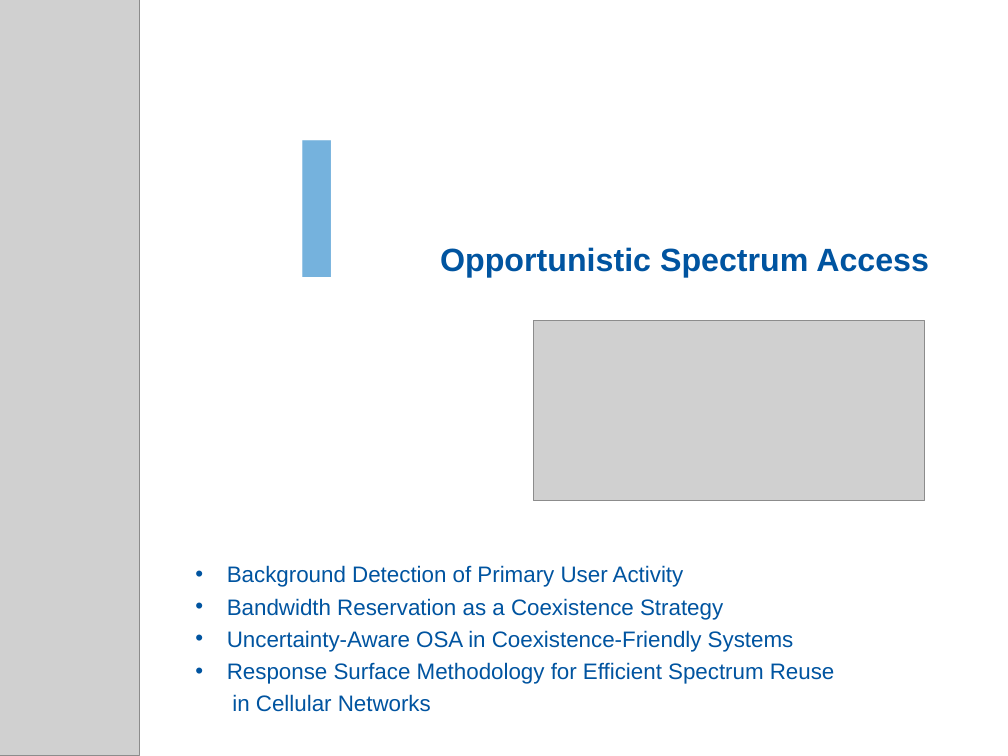
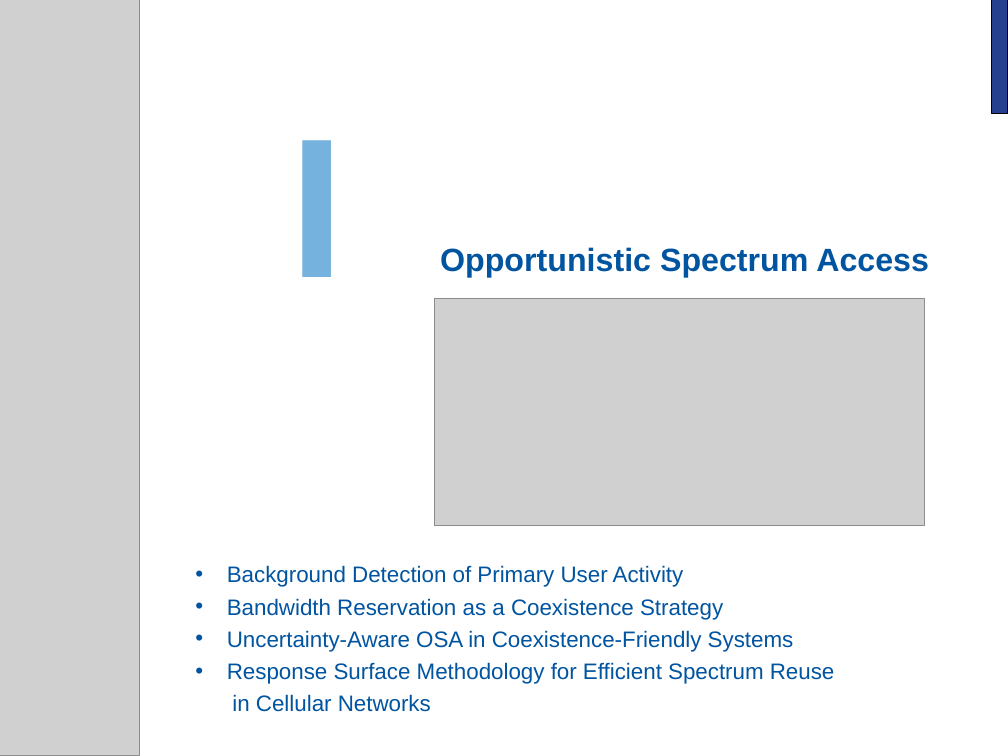
Before and after one commit to Mario-LopezTelecom/phdTesis, a slide deck: slide 6 of presentation/UPCT.ppt. Drawn at 1008x756 pixels with LibreOffice and Linux fonts; fonts in the diff are those of the drawing; grey boxes stand for pictures. Boxes give left, top, right and bottom in pixels: in the first picture for what was removed or moved away, otherwise in the second. Text is boxed around its words. In the diff, an @@ line names an element or a change of style, - is before the commit and + after.

```diff
--- a/presentation/UPCT.ppt
+++ b/presentation/UPCT.ppt
@@ rectangle added at <box>991,0,1008,114</box>, fill #25408E, outline #000000 0.74 pt @@
@@ picture: place and size @@
-picture at <box>533,321,924,501</box>
+picture at <box>434,299,925,526</box>
```
Also in this commit, not shown: 20 other slides changed, 19 slides added, 5 other files.
